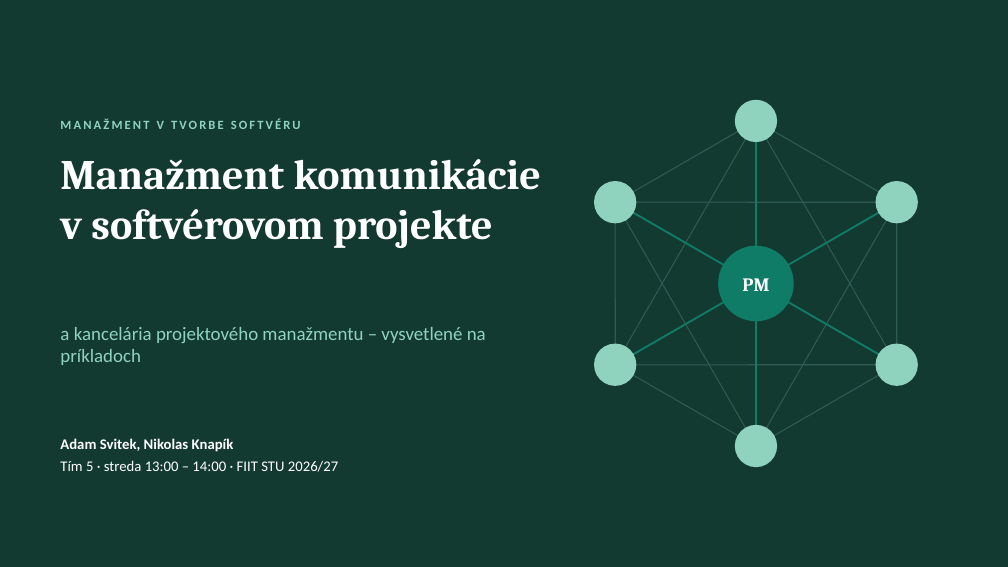
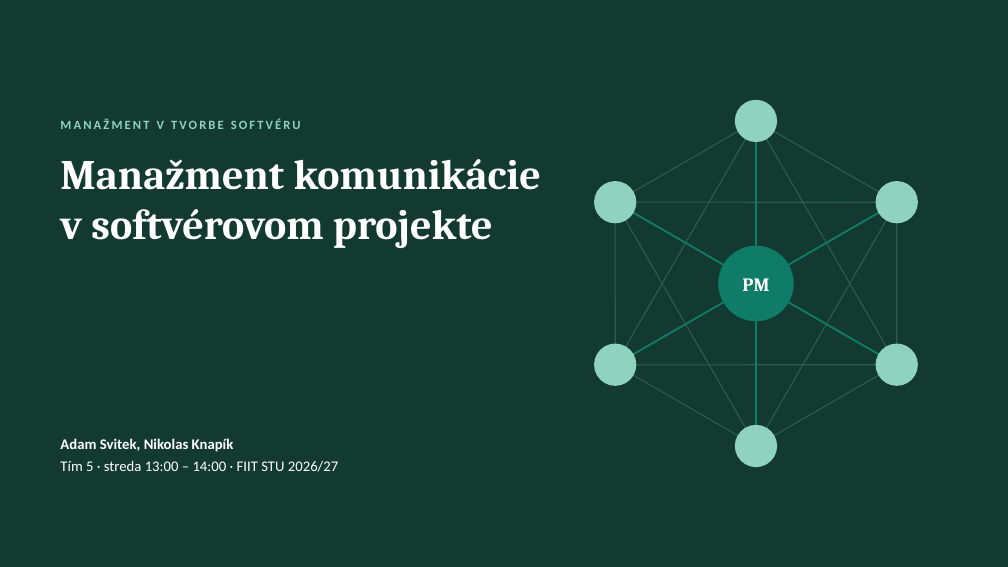
Before and after one commit to ADAMUSSO/MTS, a slide deck: slide 1 of Prezentacie/Manažment komunikácie – vysvetľujúca prezentácia.pptx. Drawn at 1008x567 pixels with LibreOffice and Linux fonts; fonts in the diff are those of the drawing. Boxes give left, top, right and bottom in pixels: in the first picture for what was removed or moved away, otherwise in the second. Text is boxed around its words. In the diff, an @@ line names an element or a change of style, - is before the commit and + after.

```diff
--- a/Prezentacie/Manažment komunikácie – vysvetľujúca prezentácia.pptx
+++ b/Prezentacie/Manažment komunikácie – vysvetľujúca prezentácia.pptx
@@ text removed at (x1=60, y1=327, x2=486, y2=365) @@
-a kancelária projektového manažmentu – vysvetlené na príkladoch
```
Also in this commit, not shown: 10 other slides changed, 2 other files.
